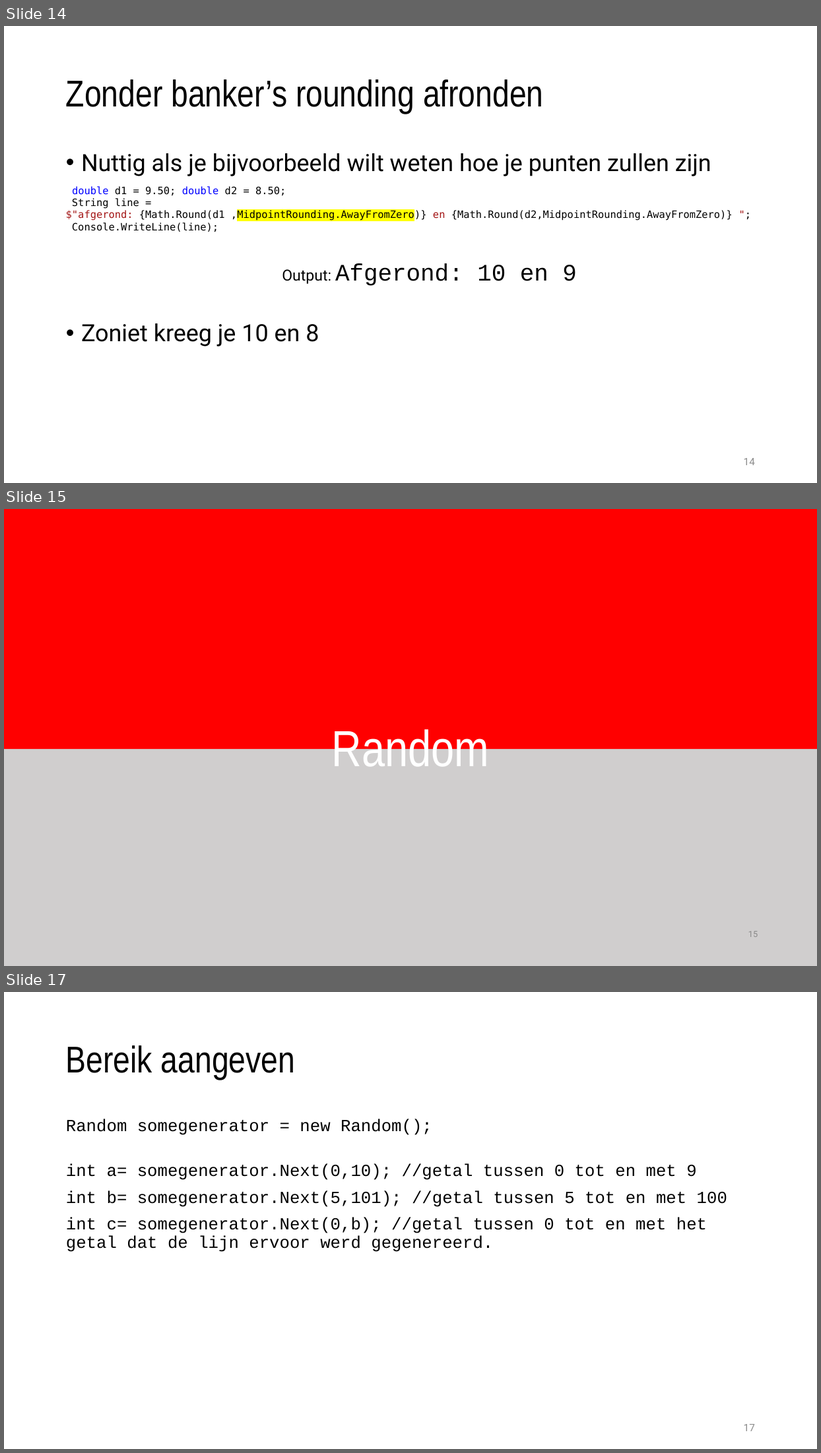
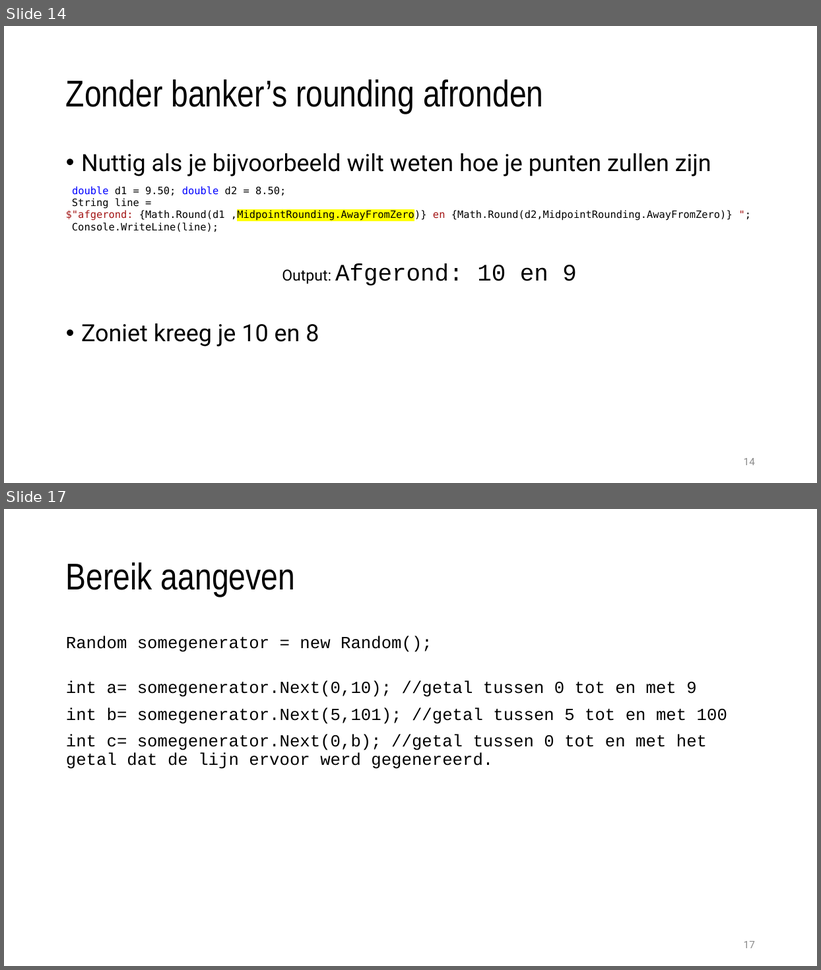
Before and after one commit to timdams/csharpbook, a slide deck: _SLIDES/DEEL1/H3/6_math.pptx. Shown one above the other, each under a label of ours: slides 14, 15 and 17 before the commit, slides 14 and 17 after it; the slides between them are not shown. The pictures are 821x1453 and 821x970 pixels, drawn with LibreOffice and Linux fonts; fonts in the diff are those of the drawing; background and template pictures are left out. Boxes give left, top, right and bottom in pixels: in the first picture for what was removed or moved away, otherwise in the second. Text is boxed around its words. In the diff, an @@ line names an element or a change of style, - is before the commit and + after.

```diff
--- a/_SLIDES/DEEL1/H3/6_math.pptx
+++ b/_SLIDES/DEEL1/H3/6_math.pptx
@@ slide 15 removed at box(4, 509, 817, 966), background #FFFFFF @@
@@ rectangle removed at box(4, 509, 817, 749) @@
@@ title removed at box(332, 725, 490, 776) @@
-Random
@@ rectangle removed at box(4, 749, 817, 966) @@
@@ page number removed at box(748, 931, 758, 937) @@
-15
```
Also in this commit, not shown: 4 slides changed, 4 slides added, 1 other file.
